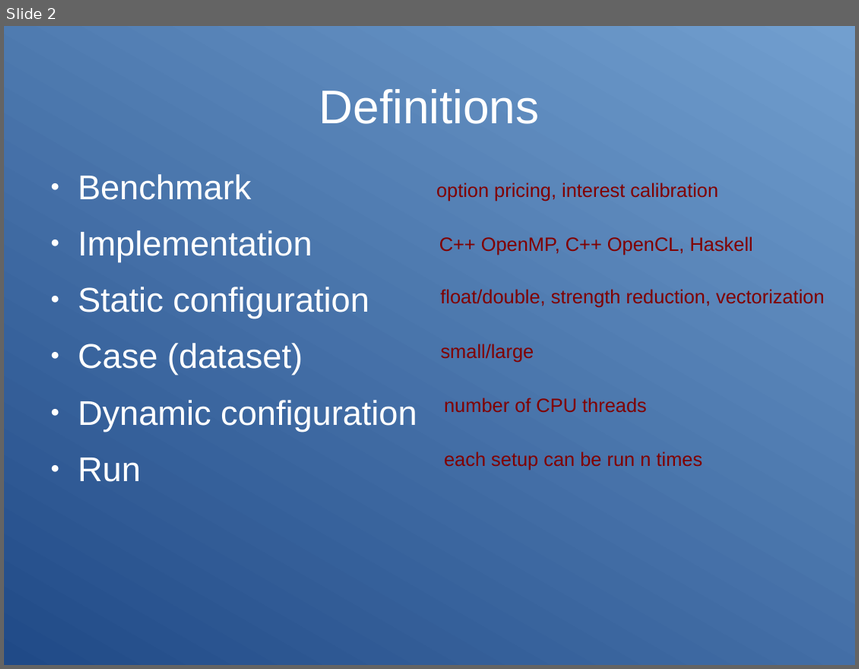
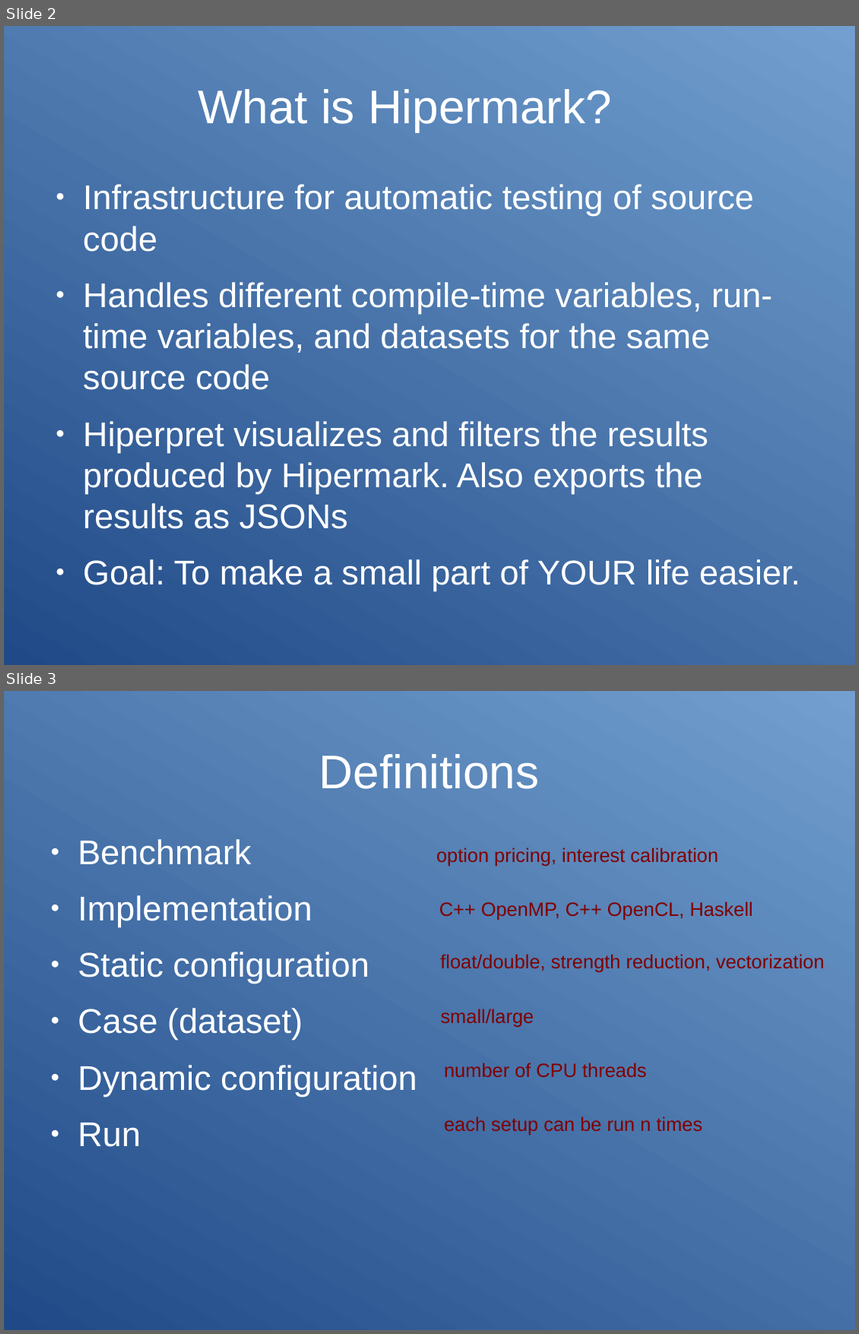
Before and after one commit to HIPERFIT/hipermark, a slide deck: presentation/presentation.odp. Shown one above the other, each under a label of ours: slide 2 before the commit, slides 2 and 3 after it. The pictures are 859x669 and 859x1334 pixels, drawn with LibreOffice and Linux fonts; fonts in the diff are those of the drawing. Boxes give left, top, right and bottom in pixels: in the first picture for what was removed or moved away, otherwise in the second. Text is boxed around its words. In the diff, an @@ line names an element or a change of style, - is before the commit and + after.

```diff
--- a/presentation/presentation.odp
+++ b/presentation/presentation.odp
@@ slide 2 added at [4, 26, 855, 665], background gradient #204A87 to #729FCF @@
@@ title added at [198, 89, 612, 132], 44 pt, text #FFFFFF @@
+What is Hipermark?
@@ text added at [83, 184, 800, 591], 32 pt, text #FFFFFF @@
+● Infrastructure for automatic testing of source code
+● Handles different compile-time variables, run-time variables, and datasets for the same source code
+● Hiperpret visualizes and filters the results produced by Hipermark. Also exports the results as JSONs
+● Goal: To make a small part of YOUR life easier.
@@ what was slide 2 is now slide 3 @@
```
Also in this commit, not shown: 2 slides changed, 2 other slides added, 3 slides removed, 2 other files.
